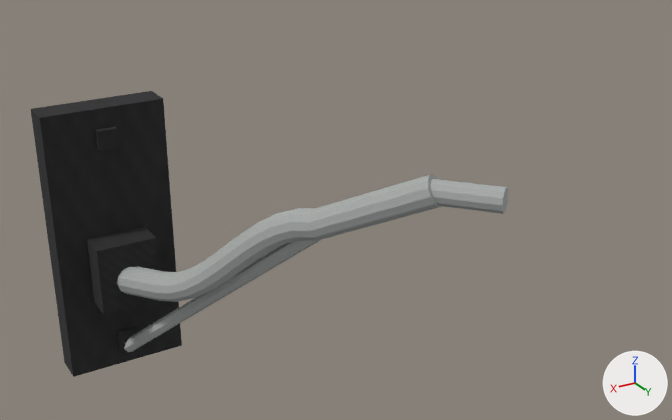
An edit to the OBJ model src/main/resources/assets/realgrid/models/block/pole_light_mount/arm_1_left.obj, drawn before and after from the same camera.
Both versions are drawn from a camera (50 mm lens) standing at (1.277, 1.734, 1.748) and looking at (0.002, -0.391, 0.686). Lighting does not change. The marker at lower right points along +X, +Y and +Z. The first picture is the older version. Where no turn or scale is listed for an object, it has been applied to the vertices. Vertices at exactly the same position are counted once.

Names of what the first picture shows: 'pole_light_mount_1_left'.
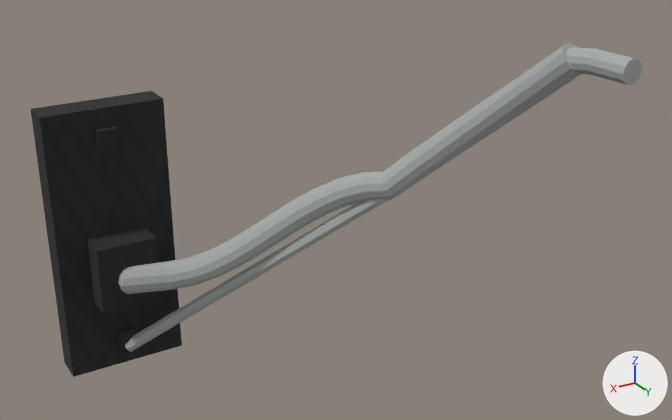
Changed parts and their boxes [x1, y1, x2, y2] in the pictures (672 x 420 px; the box of a moved part takes in the faces that stretch with it):
'pole_light_mount_1_left', reshaped (28% wider, 17% taller)
    before: [31, 91, 508, 377]
    after: [31, 43, 642, 377]
part 1 of me_pole_light_mount_1_left, rebuilt (34% wider, 36% taller)
    before: [124, 240, 320, 352]
    after: [125, 199, 388, 352]
part 2 of me_pole_light_mount_1_left, added
    after: [567, 47, 642, 85]
part 3 of me_pole_light_mount_1_left, deleted
    before: [430, 179, 508, 214]
part 4 of me_pole_light_mount_1_left, moved or reshaped
    before: [117, 174, 442, 302]
    after: [118, 43, 581, 294]

The change, as a diff of the scene's bpy script:
```diff
--- a/src/main/resources/assets/realgrid/models/block/pole_light_mount/arm_1_left.obj.py
+++ b/src/main/resources/assets/realgrid/models/block/pole_light_mount/arm_1_left.obj.py
@@ me_pole_light_mount_1_left @@
 # used by ob_pole_light_mount_1_left; location = (0.0, 0.0, 0.0)
-me_pole_light_mount_1_left.from_pydata(...)  # 240 vertices, 213 faces; spans x -0.222..0.688, y -1.0..0.124, z 0.063..0.938
+me_pole_light_mount_1_left.from_pydata(...)  # 312 vertices, 285 faces; spans x -0.534..0.688, y -1.0..0.189, z 0.063..1.19
+# me_pole_light_mount_1_left part 1: the loose piece of 16 vertices spanning x 0.099..0.518, y -0.907..-0.286, z 0.108..0.69 is rebuilt with 16 vertices and now spans x -0.252..0.516, y -0.909..-0.403, z 0.107..0.719
+# me_pole_light_mount_1_left part 2: a new loose piece of 48 vertices spanning x -0.534..-0.447, y -0.009..0.189, z 1.114..1.19, in mat_metal (picture img_pole_light_mount_metal)
+# me_pole_light_mount_1_left part 3: the loose piece of 24 vertices spanning x -0.222..-0.052, y -0.068..0.124, z 0.812..0.884 is deleted
+# me_pole_light_mount_1_left part 4: 154 vertices removed from x -0.122..0.543, y -0.814..-0.008, z 0.365..0.891; 202 vertices added at x -0.526..0.536, y -0.827..0.039, z 0.365..1.19
 me_pole_light_mount_1_left.materials.append(mat_clamp)
```
